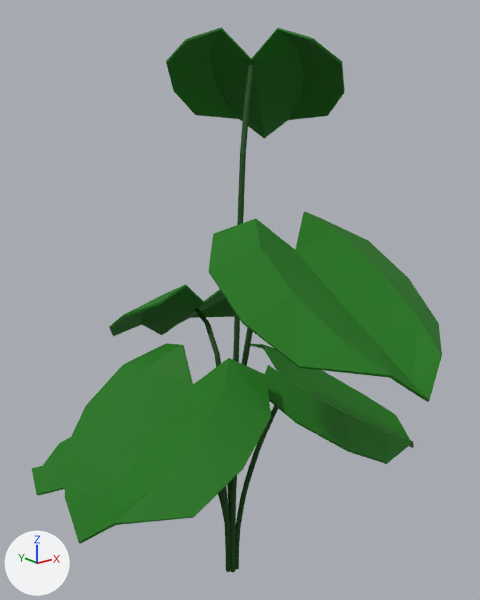
The FBX model 3S_game_engine/assets/models/environment/plant_01.fbx, before and after one commit.
The view is the same before and after, from a 50 mm lens placed at (-1.57, -2.02, 2.09), pointed at (0.02, -0.03, 1.29). The axes (+X, +Y, +Z) are drawn at lower left. The lights are the same throughout. Where no turn or scale is listed for an object, it has been applied to the vertices.
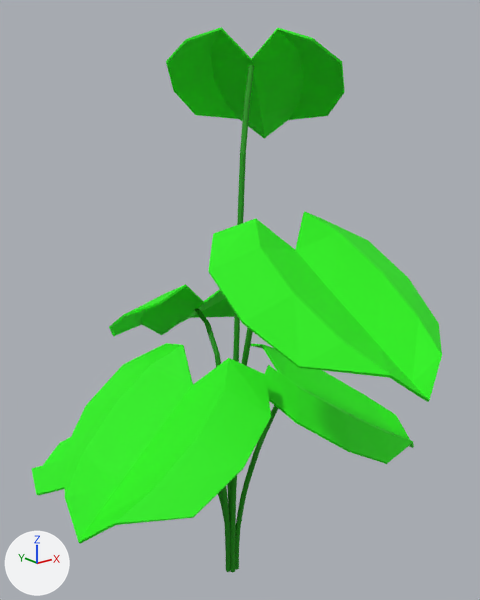
What the commit changed:
Material '02 - Default.007' (mat_02___default_007) is new.
Its base color is (0.0159, 0.894, 0.0) (green #22f300).
Its roughness is 0.742.
Material '02 - Default.008' (mat_02___default_008) is new.
Its base color is (0.00722, 0.299, 0.0) (green #149500).
Its roughness is 0.742.
me_mesh_019 has 1068 vertices, 2088 faces and spans x -0.83..0.8, y -0.97..0.87, z -0.01..2.33.
me_mesh_019 is used by ob_plane003; location (0.0, 0.0, 0.0).
me_mesh_019 part 1: all 528 faces that had it switch from mat_02___default (dark green #107400) to mat_02___default_007 (green #22f300).
me_mesh_019 part 2: all 1560 faces that had it switch from mat_02___default_002 (dark green #0a4700) to mat_02___default_008 (green #149500).

Where the change shows, as pixel boxes (x1, y1, x2, y2) in the pictures (480 x 600 px):
part 1 of me_mesh_019, recoloured: (32, 27, 442, 544) in both
part 2 of me_mesh_019, recoloured: (194, 65, 278, 572) in both
